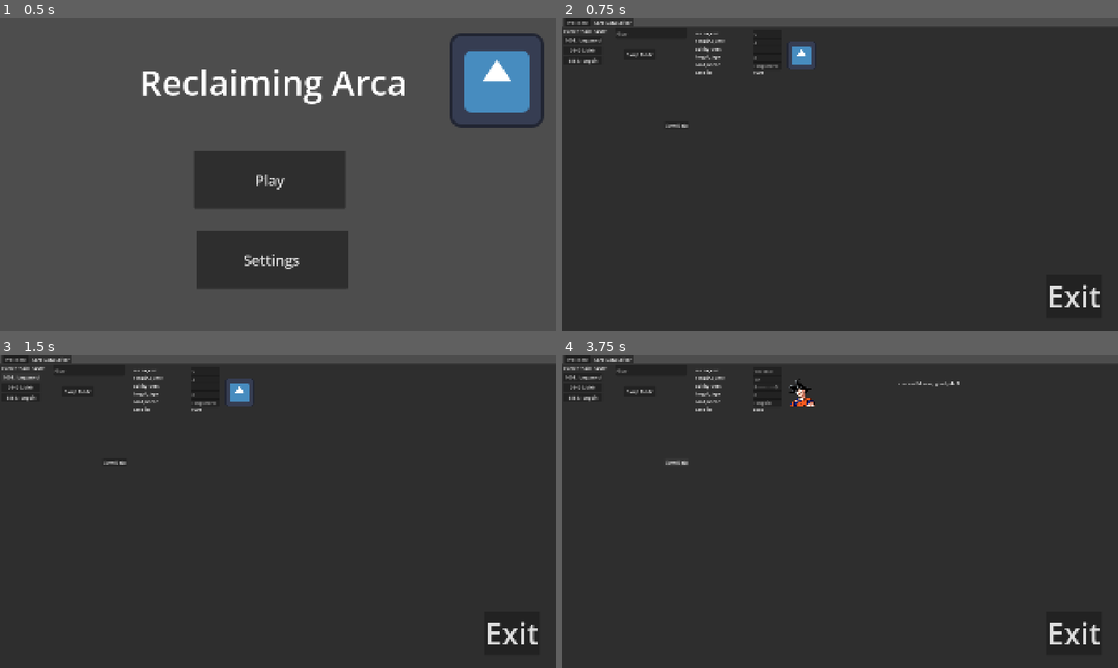
Above: before the commit, frames 1-4 (two rows, left to right).
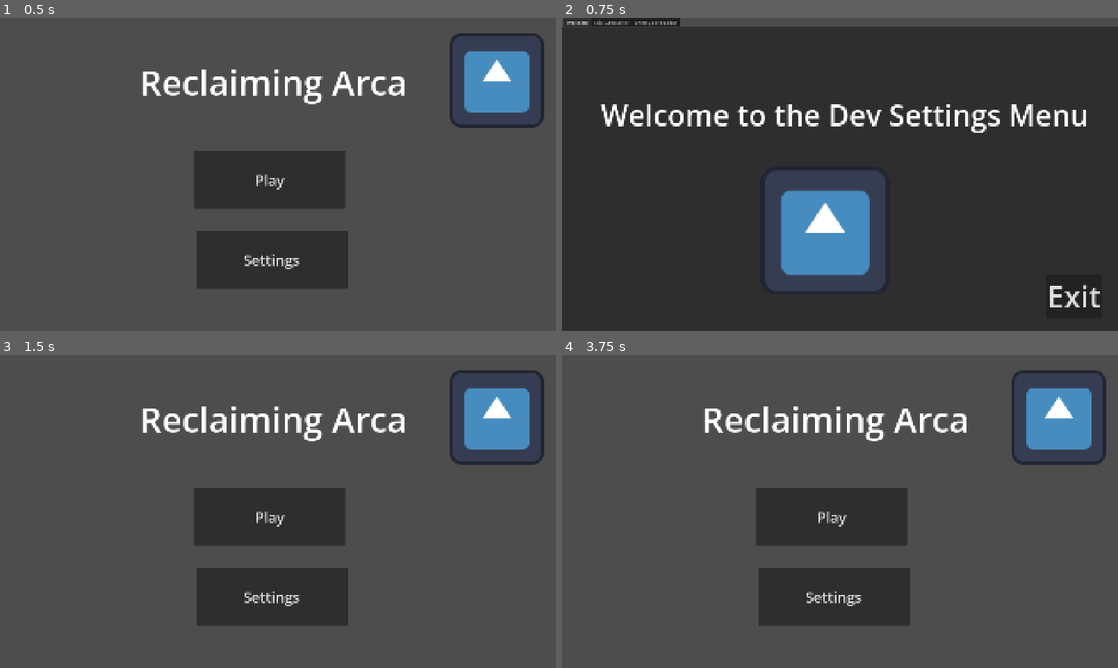
Above: after the commit, the same moments.

Repository: idealmonke/2.5d-test
Game: Godot game, scene res://game_data/scenes/Main_Menu.tscn
Two runs of this game, one before a commit and one after it. Both use one fixed random seed, a clock stepped at 60 frames per second and the inputs below. The engine's default icon, where the game draws it, is replaced by a stand-in: a white triangle on a blue panel in a dark square.
Inputs (mouse positions are in pixels of both pictures, inside the frame that each line leads up to):
- Up to frame 1 (0.5 s): no input
- Up to frame 2 (0.75 s): click "Settings" at 0.5 s
- Up to frame 3 (1.5 s): click "1001: longsword" (after the commit: "Exit") at 1.25 s
- Up to frame 4 (3.75 s): click (584, 386) at 2 s, where only the run before the commit has a clickable "69420: bleh"; click (584, 398) at 2.75 s, where only the run before the commit has a clickable "8888: longdih"; click (678, 461) at 3.5 s, where only the run before the commit has a clickable "Save Data"

Frame 1 is identical in both runs. In frame 2, 12% of the frame differs, in the area x 0-95%, y 0-88%; in frame 3, 86%; in frame 4, 86%, in the area x 0-100%, y 0-100%.

Commit message:
Sepperated Tabs / UI updates

Diff:
--- a/game_data/enemies/card_data/bite.tres
+++ b/game_data/enemies/card_data/bite.tres
@@ -1,11 +1,11 @@
-[gd_resource type="Resource" script_class="enemy_card_data" format=3]
+[gd_resource type="Resource" script_class="enemy_card_data" format=3 uid="uid://d3t02cihdgvsl"]
 
-[ext_resource type="Script" path="res://game_data/enemies/enemy_card_data.gd" id="1_1r737"]
-[ext_resource type="Texture2D" path="res://icon.svg" id="1_sav3h"]
+[ext_resource type="Script" uid="uid://dkt7p0jgp2uag" path="res://game_data/enemies/enemy_card_data.gd" id="1_1r737"]
+[ext_resource type="Texture2D" uid="uid://2jcqtthsd6ij" path="res://icon.svg" id="1_sav3h"]
 
 [resource]
 script = ExtResource("1_1r737")
-mana_cost = 6
+mana_cost = 4
 stamina_cost = 2
 card_name = "bite"
 card_art = ExtResource("1_sav3h")
--- a/game_data/enemies/card_data/knaw.tres
+++ b/game_data/enemies/card_data/knaw.tres
@@ -1,7 +1,7 @@
-[gd_resource type="Resource" script_class="enemy_card_data" format=3]
+[gd_resource type="Resource" script_class="enemy_card_data" format=3 uid="uid://q4w0avk8bbjc"]
 
-[ext_resource type="Texture2D" path="res://icon.svg" id="1_isu5f"]
-[ext_resource type="Script" path="res://game_data/enemies/enemy_card_data.gd" id="1_tm1w8"]
+[ext_resource type="Texture2D" uid="uid://2jcqtthsd6ij" path="res://icon.svg" id="1_isu5f"]
+[ext_resource type="Script" uid="uid://dkt7p0jgp2uag" path="res://game_data/enemies/enemy_card_data.gd" id="1_tm1w8"]
 
 [resource]
 script = ExtResource("1_tm1w8")
--- a/game_data/scenes/Settings.tscn
+++ b/game_data/scenes/Settings.tscn
@@ -1,14 +1,20 @@
 [gd_scene format=3 uid="uid://btoh4lub52f5f"]
 
+[ext_resource type="Script" uid="uid://dtbodi28467ug" path="res://game_data/scripts/settings/tab_container.gd" id="1_5sndr"]
 [ext_resource type="Texture2D" uid="uid://2jcqtthsd6ij" path="res://icon.svg" id="1_sqjrh"]
-[ext_resource type="Script" uid="uid://bpvqtfbqoo7cj" path="res://game_data/scripts/settings/swap_mode_button.gd" id="2_5sndr"]
 [ext_resource type="Script" uid="uid://caq0ylurqj6un" path="res://game_data/scripts/settings/card_button_container.gd" id="2_uqg7b"]
 [ext_resource type="Script" uid="uid://bchn3wfu5v86s" path="res://game_data/scripts/settings/card_data_editor.gd" id="3_sqjrh"]
 [ext_resource type="Script" uid="uid://ec8wy6rx0hv1" path="res://game_data/scripts/settings/exit_button.gd" id="4_wrmvb"]
 
+[sub_resource type="StyleBoxFlat" id="StyleBoxFlat_l5jsw"]
+bg_color = Color(0.16350216, 0.16350219, 0.16350213, 1)
+
+[sub_resource type="StyleBoxFlat" id="StyleBoxFlat_5sndr"]
+bg_color = Color(0.99999994, 0.21055758, 0.7185366, 1)
+
 [node name="Node2D" type="Node2D" unique_id=351512418]
 
-[node name="TabContainer" type="TabContainer" parent="." unique_id=1181839278]
+[node name="tab_container" type="TabContainer" parent="." unique_id=1181839278]
 anchors_preset = 15
 anchor_right = 1.0
 anchor_bottom = 1.0
@@ -16,19 +22,19 @@
 offset_bottom = 1080.0
 grow_horizontal = 2
 grow_vertical = 2
-current_tab = 1
+current_tab = 0
+script = ExtResource("1_5sndr")
 
-[node name="Welcome" type="TabBar" parent="TabContainer" unique_id=1002206843]
-visible = false
+[node name="Welcome" type="TabBar" parent="tab_container" unique_id=1002206843]
 layout_mode = 2
 metadata/_tab_index = 0
 
-[node name="goku" type="Sprite2D" parent="TabContainer/Welcome" unique_id=1871555000]
+[node name="goku" type="Sprite2D" parent="tab_container/Welcome" unique_id=1871555000]
 position = Vector2(909, 703)
 scale = Vector2(3.4701433, 3.4701433)
 texture = ExtResource("1_sqjrh")
 
-[node name="Label" type="Label" parent="TabContainer/Welcome" unique_id=55782034]
+[node name="Label" type="Label" parent="tab_container/Welcome" unique_id=55782034]
 layout_mode = 0
 offset_left = 135.0
 offset_top = 235.0
@@ -38,70 +44,89 @@
 text = "Welcome to the Dev Settings Menu"
 horizontal_alignment = 1
 
-[node name="Card Data Editor" type="TabBar" parent="TabContainer" unique_id=1951619949]
+[node name="Skill Card Editor" type="TabBar" parent="tab_container" unique_id=1951619949]
+visible = false
 layout_mode = 2
 metadata/_tab_index = 1
 
-[node name="card_art" type="Sprite2D" parent="TabContainer/Card Data Editor" unique_id=93649403]
+[node name="Enemy Card Editor" type="TabBar" parent="tab_container" unique_id=752026713]
+visible = false
+layout_mode = 2
+metadata/_tab_index = 2
+
+[node name="card_editor" type="Control" parent="." unique_id=708963454]
+layout_mode = 3
+anchors_preset = 0
+offset_left = 9.0
+offset_top = 35.0
+offset_right = 49.0
+offset_bottom = 75.0
+
+[node name="card_art" type="Sprite2D" parent="card_editor" unique_id=1198766026]
 position = Vector2(827, 98)
 
-[node name="card_button_scroll_container" type="ScrollContainer" parent="TabContainer/Card Data Editor" unique_id=754290636]
+[node name="card_button_scroll_container" type="ScrollContainer" parent="card_editor" unique_id=899816624]
 layout_mode = 0
-offset_left = 6.0
-offset_top = 30.0
-offset_right = 319.0
-offset_bottom = 1073.0
+offset_left = 19.0
+offset_top = 95.0
+offset_right = 219.0
+offset_bottom = 895.0
+theme_override_styles/panel = SubResource("StyleBoxFlat_l5jsw")
 
-[node name="card_button_container" type="VBoxContainer" parent="TabContainer/Card Data Editor/card_button_scroll_container" unique_id=1482636198]
+[node name="card_button_container" type="VBoxContainer" parent="card_editor/card_button_scroll_container" unique_id=521853520]
 layout_mode = 2
 script = ExtResource("2_uqg7b")
 
-[node name="card_data_editor" type="VBoxContainer" parent="TabContainer/Card Data Editor" unique_id=1500691416]
+[node name="margin_container" type="MarginContainer" parent="card_editor/card_button_scroll_container/card_button_container" unique_id=1445931591]
+layout_mode = 2
+theme_override_constants/margin_left = 30
+theme_override_constants/margin_top = 20
+
+[node name="inner_container" type="VBoxContainer" parent="card_editor/card_button_scroll_container/card_button_container/margin_container" unique_id=790664579]
+layout_mode = 2
+
+[node name="card_data_editor_panel" type="PanelContainer" parent="card_editor" unique_id=1884680401]
 layout_mode = 0
-offset_left = 460.0
-offset_top = 10.0
-offset_right = 528.0
-offset_bottom = 50.0
+offset_left = 267.0
+offset_top = 41.0
+offset_right = 352.0
+offset_bottom = 81.0
+theme_override_styles/panel = SubResource("StyleBoxFlat_5sndr")
+
+[node name="margin_container" type="MarginContainer" parent="card_editor/card_data_editor_panel" unique_id=1921524532]
+layout_mode = 2
+theme_override_constants/margin_left = 20
+theme_override_constants/margin_top = 20
+theme_override_constants/margin_right = 20
+theme_override_constants/margin_bottom = 20
+
+[node name="card_data_editor_container" type="VBoxContainer" parent="card_editor/card_data_editor_panel/margin_container" unique_id=2132488806]
+layout_mode = 2
+
+[node name="card_data_editor" type="VBoxContainer" parent="card_editor/card_data_editor_panel/margin_container/card_data_editor_container" unique_id=1832506293]
+layout_mode = 2
 script = ExtResource("3_sqjrh")
 
-[node name="save_button" type="Button" parent="TabContainer/Card Data Editor" unique_id=437680715]
-layout_mode = 0
-offset_left = 354.0
-offset_top = 324.0
-offset_right = 439.0
-offset_bottom = 355.0
+[node name="save_button" type="Button" parent="card_editor/card_data_editor_panel/margin_container/card_data_editor_container" unique_id=1823745842]
+layout_mode = 2
 text = "Save Data"
 
-[node name="card_editor_output" type="Label" parent="TabContainer/Card Data Editor" unique_id=656251278]
+[node name="card_editor_output" type="Label" parent="card_editor" unique_id=192231761]
 layout_mode = 0
 offset_left = 1161.0
 offset_top = 56.0
 offset_right = 1201.0
 offset_bottom = 105.0
 
-[node name="filter" type="TextEdit" parent="TabContainer/Card Data Editor" unique_id=26117673]
+[node name="filter" type="TextEdit" parent="card_editor" unique_id=1606642491]
 layout_mode = 0
-offset_left = 183.0
-offset_top = 4.0
-offset_right = 433.0
-offset_bottom = 40.0
+offset_left = 9.0
+offset_top = 30.0
+offset_right = 229.0
+offset_bottom = 66.0
 placeholder_text = "Filter"
 
-[node name="Control" type="Control" parent="TabContainer/Card Data Editor" unique_id=1166442980]
-anchors_preset = 0
-offset_right = 40.0
-offset_bottom = 40.0
-
-[node name="swap_mode" type="Button" parent="TabContainer/Card Data Editor/Control" unique_id=1485332931]
-layout_mode = 0
-offset_left = 214.0
-offset_top = 76.0
-offset_right = 324.0
-offset_bottom = 114.0
-text = "Swap Mode"
-script = ExtResource("2_5sndr")
-
-[node name="mode_display" type="Label" parent="TabContainer/Card Data Editor/Control" unique_id=727729168]
+[node name="mode_display" type="Label" parent="card_editor" unique_id=166342799]
 layout_mode = 0
 offset_left = 6.0
 offset_top = 3.0
@@ -126,7 +151,7 @@
 text = "Exit"
 script = ExtResource("4_wrmvb")
 
-[connection signal="pressed" from="TabContainer/Card Data Editor/save_button" to="TabContainer/Card Data Editor/card_data_editor" method="_on_save_button_pressed"]
-[connection signal="text_changed" from="TabContainer/Card Data Editor/filter" to="TabContainer/Card Data Editor/card_button_scroll_container/card_button_container" method="_on_filter_text_changed"]
-[connection signal="pressed" from="TabContainer/Card Data Editor/Control/swap_mode" to="TabContainer/Card Data Editor/Control/swap_mode" method="_on_pressed"]
+[connection signal="tab_changed" from="tab_container" to="tab_container" method="_on_tab_changed"]
+[connection signal="pressed" from="card_editor/card_data_editor_panel/margin_container/card_data_editor_container/save_button" to="card_editor/card_data_editor_panel/margin_container/card_data_editor_container/card_data_editor" method="_on_save_button_pressed"]
+[connection signal="text_changed" from="card_editor/filter" to="card_editor/card_button_scroll_container/card_button_container" method="_on_filter_text_changed"]
 [connection signal="pressed" from="Control/Exit Button" to="Control/Exit Button" method="_on_pressed"]
--- a/game_data/scripts/settings/card_button_container.gd
+++ b/game_data/scripts/settings/card_button_container.gd
@@ -1,53 +1,73 @@
 extends VBoxContainer
 
+const card_editor_path : String = "../../../card_editor"
 var card_data_editor : VBoxContainer
 var card_editor_output : Label
 var card_filter : TextEdit
+var tab_container : TabContainer
+var panel : PanelContainer
 
-var is_skill_card : bool = true
+enum MODE {SKILL_CARD, ENEMY_CARD}
+var mode : int = MODE.SKILL_CARD
 
 func _ready() -> void:
-	card_data_editor = get_node("../../card_data_editor")
-	card_editor_output = get_node("../../card_editor_output")
-	card_filter = get_node("../../filter")
+	var card_editor : Control = get_node(card_editor_path)
+
+	card_data_editor = card_editor.get_node("card_data_editor_panel/margin_container/card_data_editor_container/card_data_editor")
+	card_editor_output = card_editor.get_node("card_editor_output")
+	card_filter = card_editor.get_node("filter")
+	tab_container = card_editor.get_node("../tab_container")
+	panel = card_editor.get_node("card_data_editor_panel")
 
 	card_data_editor.init()
+	tab_container.init()
 
+	#reset_buttons()
+	#card_data_editor.display(1001, true)
+
+func reset_to_mode(new_mode : MODE):
+	mode = new_mode
+	panel.visible = false
 	reset_buttons()
-	card_data_editor.display(1001, true)
+	card_data_editor.reset()
+	card_editor_output.text = ""
 
 func reset_buttons() -> void:
 	_instantiate_buttons(card_filter.text)
 
 func _instantiate_buttons(filter: String) -> void:
-	for child in get_children():
+	for child in get_node("margin_container/inner_container").get_children():
 		child.queue_free()
 
 	filter = filter.to_lower()
 
-	if is_skill_card:
-		_instantiate_button_helper(skill_card_registry, true, filter)
-	else:
-		_instantiate_button_helper(enemy_card_registry, false, filter)
+	if mode == MODE.SKILL_CARD:
+		_instantiate_button_helper(skill_card_registry, MODE.SKILL_CARD, filter)
+	elif mode == MODE.ENEMY_CARD:
+		_instantiate_button_helper(enemy_card_registry, MODE.ENEMY_CARD, filter)
 
-func _instantiate_button_helper(registry: Variant, is_skill_card: bool, filter: String) -> void:
+func _instantiate_button_helper(registry: Variant, mode: MODE, filter: String) -> void:
 	for id in registry.CARD_DB:
 		var data : Variant = registry.get_card_data(id)
 
 		if(not filter=="" and not(data.card_name.to_lower().contains(filter))):
 			continue
 
-		_create_button(id, is_skill_card, data.card_name)
+		_create_button(id, mode, data.card_name)
 
-func _create_button(id: int, is_skill_card: bool, name : String) -> void:
+func _create_button(id: int, mode: MODE, name : String) -> void:
+	#var center = CenterContainer.new()
+
 	var button: Button = Button.new()
 	button.text = str(id)+": "+name
-	add_child(button)
-	button.pressed.connect(_on_pressed.bind(id,is_skill_card))
+	#center.add_child(button)
+	get_node("margin_container/inner_container").add_child(button)
+	button.pressed.connect(_on_pressed.bind(id,mode))
 
-func _on_pressed(id : int, is_skill_card: bool) -> void:
-	card_data_editor.display(id, is_skill_card)
+func _on_pressed(id : int, mode: MODE) -> void:
+	card_data_editor.display(id, mode)
 	card_editor_output.text = ""
+	panel.visible = true
 
 func _on_filter_text_changed() -> void:
 	reset_buttons()
--- a/game_data/scripts/settings/card_data_editor.gd
+++ b/game_data/scripts/settings/card_data_editor.gd
@@ -2,23 +2,34 @@
 
 var cur_data : Variant
 
+const card_editor_path = "../../../../../card_editor"
 var card_art : Sprite2D
 var card_editor_output : Label
 var card_button_container : VBoxContainer
+var panel : PanelContainer
+
+enum MODE {SKILL_CARD, ENEMY_CARD}
 
 func init() -> void:
-	card_art = get_node("../card_art")
-	card_editor_output = get_node("../card_editor_output")
-	card_button_container = get_node("../card_button_scroll_container/card_button_container")
+	var card_editor : Control = get_node(card_editor_path)
 
-func display(id : int, is_skill_card: bool) -> void:
-	if is_skill_card:
+	card_art = card_editor.get_node("card_art")
+	card_editor_output = card_editor.get_node("card_editor_output")
+	card_button_container = card_editor.get_node("card_button_scroll_container/card_button_container")
+	panel = card_editor.get_node("card_data_editor_panel")
+
+func reset() -> void:
+	for child in get_children():
+		child.queue_free()
+	card_art.texture = null
+
+func display(id : int, mode: MODE) -> void:
+	if mode == MODE.SKILL_CARD:
 		cur_data = skill_card_registry.get_card_data(id)
-	else:
+	elif mode == MODE.ENEMY_CARD:
 		cur_data = enemy_card_registry.get_card_data(id)
 
-	for child in get_children():
-		child.queue_free()
+	reset()
 
 	card_art.texture = cur_data.card_art
 	card_art.scale = Vector2(100,100)/card_art.texture.get_size()
@@ -26,23 +37,21 @@
 	var p_list : Array[Dictionary] = cur_data.get_property_list()
 	for prop in p_list:
 		if prop["usage"] & PROPERTY_USAGE_SCRIPT_VARIABLE:
-			var name : String = prop["name"]
-			var value : Variant = cur_data.get(name)
+			var cur_name : String = prop["name"]
+			var value : Variant = cur_data.get(cur_name)
 
 			if typeof(value) != TYPE_INT and typeof(value)!= TYPE_STRING:
 				continue
 
+			var hbox = HBoxContainer.new()
+
 			var label : Label = Label.new()
-			label.text = name
+			label.text = cur_name
 
-			if(name=="card_id"):
-				var label2 : Label = Label.new()
+			var label2: Label
+			if(cur_name=="card_id"):
+				label2 = Label.new()
 				label2.text = str(value)
-				label2.position.x += 200
-				label.add_child(label2)
-				label.set_meta("property_name",prop["name"]);
-				add_child(label)
-				continue
 
 			var edit : LineEdit = LineEdit.new();
 			edit.placeholder_text = "placeholder"
@@ -56,15 +65,19 @@
 				#continue
 				pass
 
-			edit.position.x+=200
-			label.add_child(edit)
-			label.set_meta("property_name",prop["name"]);
+			hbox.set_meta("property_name",prop["name"]);
+			label.custom_minimum_size.x = 200
 
-			add_child(label)
+			hbox.add_child(label)
+			if(cur_name=="card_id"):
+				hbox.add_child(label2)
+			else:
+				hbox.add_child(edit)
+			add_child(hbox)
 
 func _on_save_button_pressed() -> void:
 	for child in get_children():
-		var text : String = child.get_child(0).text
+		var text : String = child.get_child(1).text
 		var prop_name : String = child.get_meta("property_name")
 		var prop : Variant = cur_data.get(prop_name)
 
@@ -88,8 +101,9 @@
 
 	if cur_data is skill_card_data:
 		skill_card_registry.save_data(cur_data)
-		display(cur_data.card_id, true)
-	else:
+		display(cur_data.card_id, MODE.SKILL_CARD)
+	elif cur_data is enemy_card_data:
 		enemy_card_registry.save_data(cur_data)
-		display(cur_data.card_id, false)
+		display(cur_data.card_id, MODE.ENEMY_CARD)
 	card_button_container.reset_buttons()
+	panel.visible = true
--- a/game_data/scripts/settings/swap_mode_button.gd
+++ /dev/null
@@ -1,27 +0,0 @@
-extends Button
-
-var mode_display : Label
-var card_button_container : VBoxContainer
-var is_skill_card : bool = true
-
-# Called when the node enters the scene tree for the first time.
-func _ready() -> void:
-	mode_display = get_node("../mode_display")
-	card_button_container = get_node("../../card_button_scroll_container/card_button_container")
-
-
-
-# Called every frame. 'delta' is the elapsed time since the previous frame.
-func _process(delta: float) -> void:
-	pass
-
-
-func _on_pressed() -> void:
-	if is_skill_card:
-		mode_display.text = "Current Enemy Cards:"
-	else:
-		mode_display.text = "Current Skill Cards:"
-	is_skill_card = not(is_skill_card)
-
-	card_button_container.is_skill_card = is_skill_card
-	card_button_container.reset_buttons()
--- /dev/null
+++ b/game_data/scripts/settings/tab_container.gd
@@ -0,0 +1,32 @@
+extends TabContainer
+
+const card_editor_path : String = "../card_editor"
+var card_editor : Control
+var card_button_container : VBoxContainer
+var mode_display : Label
+
+enum MODE {SKILL_CARD, ENEMY_CARD}
+
+func _ready() -> void:
+	pass
+
+func init() -> void:
+	card_editor = get_node(card_editor_path)
+	card_button_container = card_editor.get_node("card_button_scroll_container/card_button_container")
+	mode_display = card_editor.get_node("mode_display")
+	_swap_to(current_tab)
+
+func _swap_to(tab: int) -> void:
+	if tab == 0:
+		card_editor.visible = false
+	else:
+		card_editor.visible = true
+		if tab == 1:
+			mode_display.text = "Current Skill Cards:"
+			card_button_container.reset_to_mode(MODE.SKILL_CARD)
+		if tab == 2:
+			mode_display.text = "Current Enemy Cards:"
+			card_button_container.reset_to_mode(MODE.ENEMY_CARD)
+
+func _on_tab_changed(tab: int) -> void:
+	_swap_to(tab)
--- a/game_data/skill_cards/skill_cards_data/bleh.tres
+++ b/game_data/skill_cards/skill_cards_data/bleh.tres
@@ -5,7 +5,7 @@
 
 [resource]
 script = ExtResource("1_34la3")
-mana_cost = 6
+mana_cost = 3
 stamina_cost = 10
 card_name = "bleh"
 card_art = ExtResource("1_883o3")
--- a/game_data/skill_cards/skill_cards_data/longdih.tres
+++ b/game_data/skill_cards/skill_cards_data/longdih.tres
@@ -1,11 +1,11 @@
-[gd_resource type="Resource" script_class="skill_card_data" format=3 uid="uid://c1tqb3rswvyef"]
+[gd_resource type="Resource" script_class="skill_card_data" format=3 uid="uid://cb3c0ean0vpr2"]
 
 [ext_resource type="Texture2D" uid="uid://cem1g003uokh2" path="res://game_data/goku/goku.png" id="1_5skm8"]
 [ext_resource type="Script" uid="uid://c3wbojvfgs5lg" path="res://game_data/skill_cards/skill_card_data.gd" id="2_dn3ix"]
 
 [resource]
 script = ExtResource("2_dn3ix")
-mana_cost = 1000000
+mana_cost = 4
 stamina_cost = 10
 ability_desc = "8------------D"
 card_name = "longdih"
--- a/game_data/skill_cards/skill_cards_data/longsword.tres
+++ b/game_data/skill_cards/skill_cards_data/longsword.tres
@@ -5,8 +5,8 @@
 
 [resource]
 script = ExtResource("1_1hd5p")
-mana_cost = 5
-stamina_cost = 3
+mana_cost = 4
+stamina_cost = 4
 card_name = "longsword"
 card_art = ExtResource("1_in3tp")
 card_id = 1001
Not shown, removed: game_data/scripts/settings/swap_mode_button.gd.uid
Not shown, added: game_data/scripts/settings/tab_container.gd.uid
